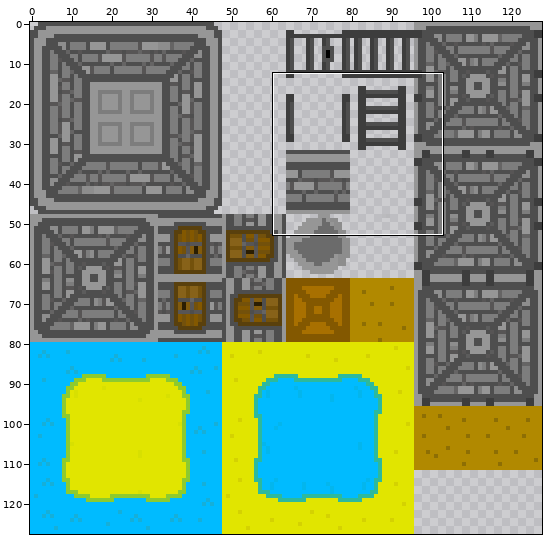
Two states of a sprite sheet, Assets/TileMap/dungeon_terrain_sheet.png. Above, an overview of the earlier version with the close-up marked.
Close-up. Before the commit:
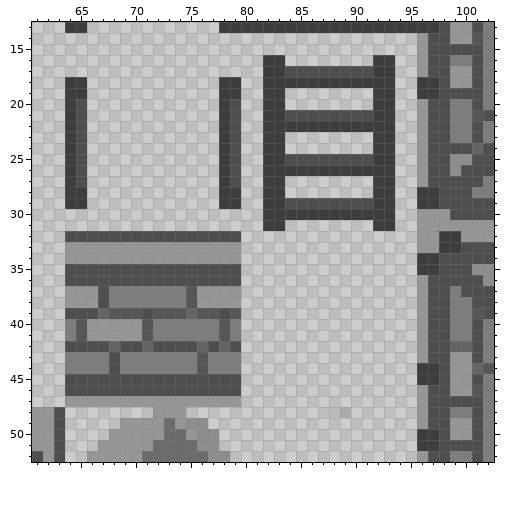
The file is 128x128 pixels. Pixels under 10% opacity are left out. Colours within 5 levels of each other are drawn and written as one. Shown: x 61..102, y 13..52. The commit also changed other parts of the picture, which this record leaves out.
After the commit:
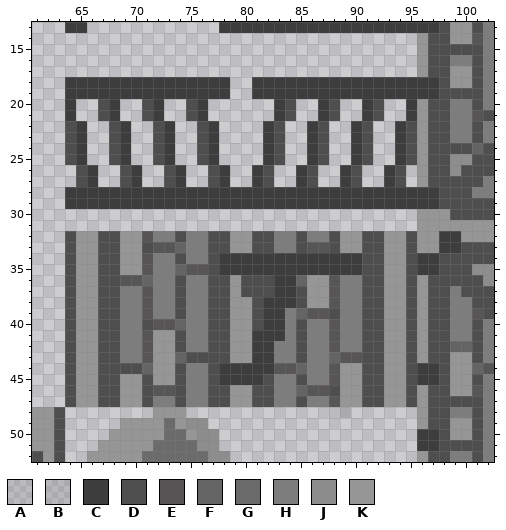
Palette (. is transparent): A #3d3d3d1f  B #3d3d3d25  C #3d3d3d  D #4e4e4e  E #575555  F #656464  G #6b6b6b  H #7d7d7d  J #8d8d8d  K #969696
From old to new:
y 16: x 82..83 CC -> ..; x 92..93 CC -> ..
y 17: x 82..93 CCDDDDDDDDCC -> ............
y 18: x 66..77 ............ -> CCCCCCCCCCCC; x 79 C -> .; x 81 . -> C; x 94..95 .. -> CC
y 19: x 66..77 ............ -> CCCCCCCCCCCC; x 79 C -> .; x 81 . -> C; x 84..91 ........ -> CCCCCCCC; x 94..95 .. -> CC
y 20: x 65 D -> .; x 67..68 .. -> DC; x 71..72 .. -> DC; x 75..76 .. -> DC; x 78..79 CD -> ..; x 82 C -> .; x 84 . -> D; x 87..88 .. -> CD; x 91..93 .CC -> CD.; x 95 . -> C
y 21: x 65 D -> .; x 67..68 .. -> DC; x 71..72 .. -> DC; x 75..76 .. -> DC; x 78..79 CD -> ..; x 82 C -> .; x 85..87 DDD -> ..C; x 89..93 DDDCC -> ..CD.; x 95 . -> C
y 22: x 64..65 CD -> DC; x 68..69 .. -> DC; x 72..73 .. -> DC; x 76..79 ..CD -> DC..; x 83..85 CCC -> D..; x 87..89 CCC -> D..; x 91..95 CCC.. -> D..CD
y 23..24: x 64..65 CD -> DC; x 68..69 .. -> DC; x 72..73 .. -> DC; x 76..79 ..CD -> DC..; x 83 C -> D; x 86..87 .. -> CD; x 90..95 ..CC.. -> CD..CD
y 25: x 64..65 CD -> DC; x 68..69 .. -> DC; x 72..73 .. -> DC; x 76..79 ..CD -> DC..; x 83..86 CDDD -> D..C; x 88..90 DDD -> ..C; x 92..95 CC.. -> ..CD
y 26: x 64 C -> .; x 66 . -> C; x 69..70 .. -> DC; x 73..74 .. -> DC; x 77 . -> D; x 79 D -> .; x 81..84 .CCC -> CD..; x 86..88 CCC -> D..; x 90..92 CCC -> D..; x 94 . -> D
y 27: x 64 C -> .; x 66 . -> C; x 69..70 .. -> DC; x 73..74 .. -> DC; x 77 . -> D; x 79 D -> .; x 81..83 .CC -> CD.; x 85..86 .. -> CD; x 89..90 .. -> CD; x 92 C -> .; x 94 . -> D
y 28: x 66..77 ............ -> CCCCCCCCCCCC; x 80..81 .. -> CC; x 84..91 ........ -> CCCCCCCC; x 94..95 .. -> CC
y 29: x 66..77 ............ -> CCCCCCCCCCCC; x 80..81 .. -> CC; x 84..91 DDDDDDDD -> CCCCCCCC; x 94..95 .. -> CC
y 30: x 82..93 CCCCCCCCCCCC -> ............
y 31: x 82..83 CC -> ..; x 92..93 CC -> ..
y 32: x 65..66 DD -> KK; x 69..73 DDDDD -> KKEHH; x 75..76 DD -> HH; x 79..95 D................ -> KKDDHHDHHDKKDDKKD
y 33: x 64 K -> D; x 67..68 KK -> DD; x 71..78 KKKKKKKK -> DEEFHHDD; x 80..95 ................ -> KDDHHDEEDKKDDKKD
y 34: x 64 K -> D; x 67..68 KK -> DD; x 71..95 KKKKKKKKK................ -> EHHDHHDCCCCCCCCCCCCCDDKKD
y 35: x 65..66 DD -> KK; x 69..76 DDDDDDDD -> KKEHHFEE; x 78..95 DD................ -> CCCCCCCCCCCCCDDKKD
y 36: x 65..66 DD -> KK; x 69..73 DDDDD -> EEFHH; x 75..76 DD -> HH; x 79..95 D................ -> KDDDCCFKKEHHDDKKD
y 37: x 64 K -> D; x 68 H -> D; x 71 H -> E; x 74..78 HEKKK -> DHHDD; x 80..95 ................ -> DDDCCDKKEHHDDKKD
y 38: x 64 K -> D; x 68 H -> D; x 71 H -> E; x 74..78 HEKKK -> DHHDD; x 80..95 ................ -> KDCCCDKKEHHDDKKD
y 39: x 65..77 DDFEEEDEEEFEE -> KKDDHHEHHDHHD; x 79..95 E................ -> KKDCCHFEEDHHDDKKD
y 40: x 64..65 HE -> DK; x 67..74 KKKKEHHH -> DDHHDEEF; x 77..95 HEH................ -> DDKKDCCHDHHEHHDDKKD
y 41: x 64..65 HE -> DK; x 67..70 KKKK -> DDHH; x 72..74 HHH -> KKD; x 77..95 HEH................ -> DDKKCCCHDHHEHHDDKKD
y 42: x 65..66 DD -> KK; x 68..73 FDDFDD -> DHHEKK; x 75..76 DF -> HH; x 78..95 FD................ -> DKKCCHHDHHEHHDDKKD
y 43: x 64..67 HHHH -> DKKD; x 71..95 HHHHHEHHH................ -> EKKFDDDDKKCCHHDHHFEEDDKKD
y 44: x 64..67 HHHH -> DKKD; x 69..74 HHHHHH -> DDFKKD; x 76..95 EHHH................ -> HDCCCCCEEFHHEKKDDKKD
y 45: x 65..66 DD -> KK; x 69..70 DD -> KK; x 72..73 DD -> KK; x 75..76 DD -> HH; x 78..95 DD................ -> CCCCDHHDHHEKKDDKKD
y 46: x 65..66 DD -> KK; x 69..70 DD -> KK; x 72..73 DD -> EE; x 75..76 DD -> HH; x 79..95 D................ -> KKDDHHFEEDKKDDKKD
y 47: x 64 K -> D; x 67..68 KK -> DD; x 71..78 KKKKKKKK -> DHHDHHDD; x 80..95 ................ -> KDDHHDHHEKKDDKKD
Where, in picture pixels (left, top, right, bottom), the same in both close-ups:
changed: (65, 55, 417, 407)
